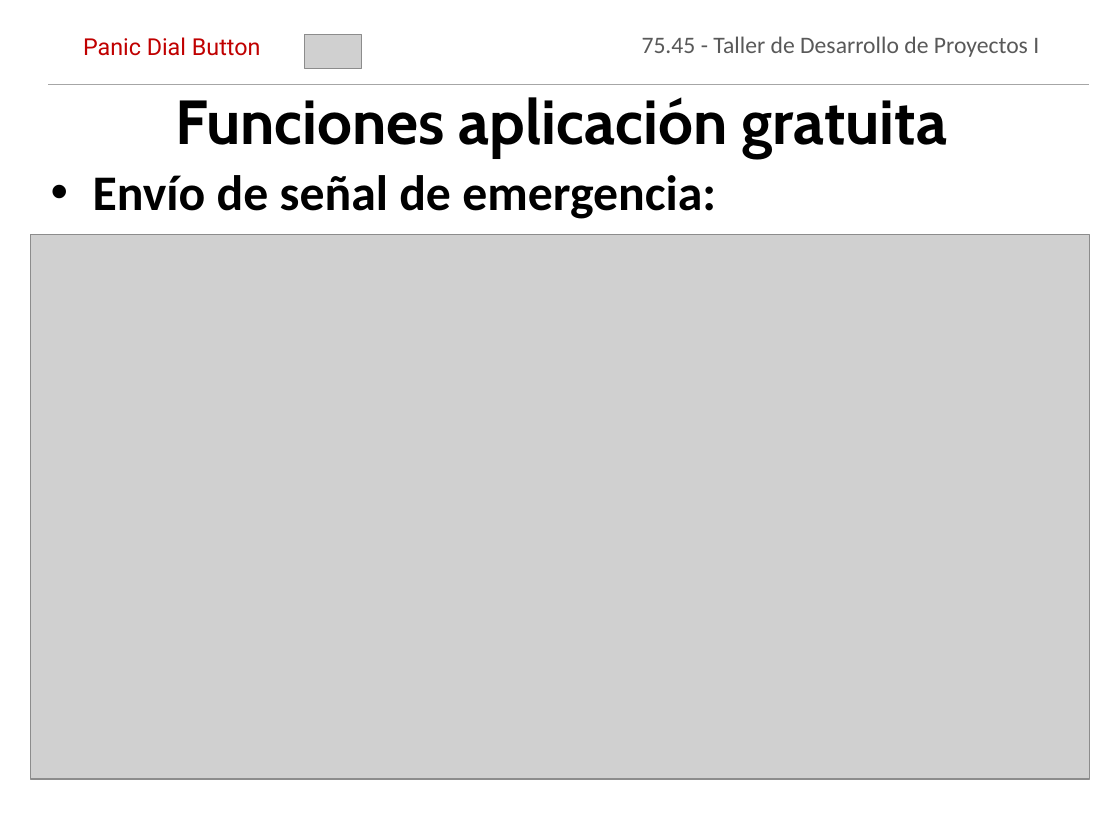
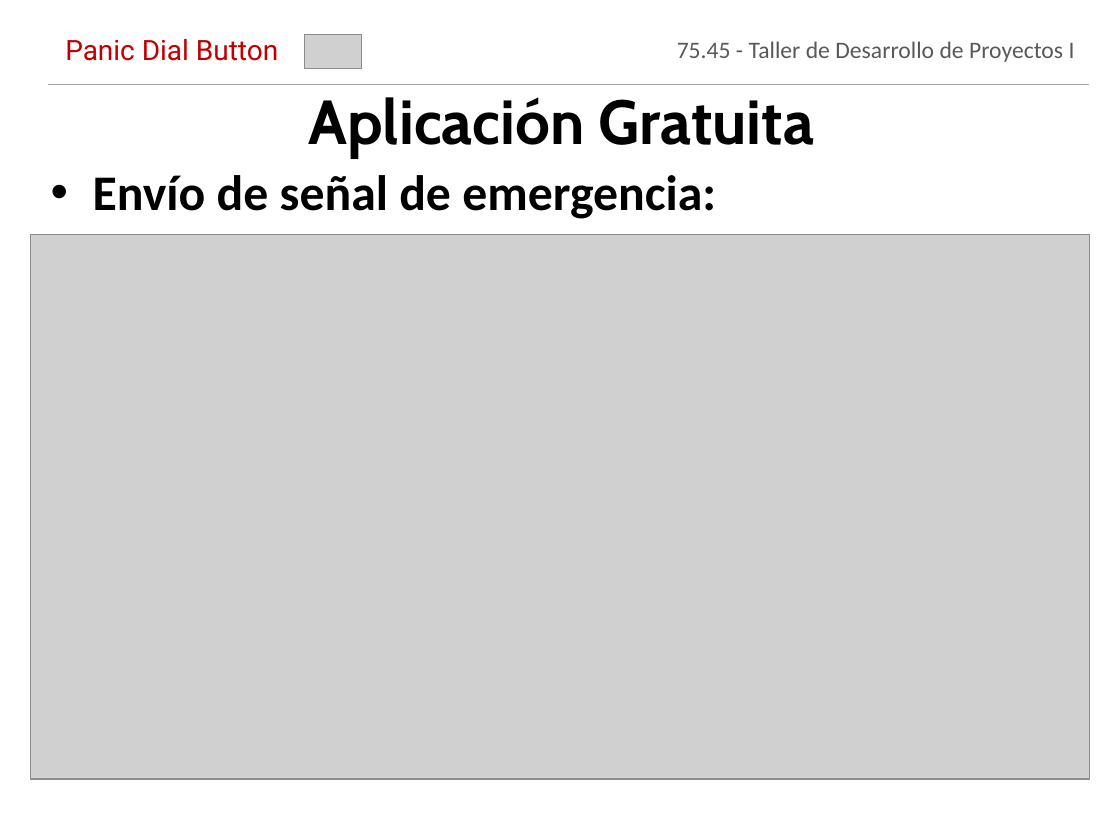
Before and after one commit to jmonetti/2012-1er-taller-de-desarrollo-de-proyectos-i, a slide deck: slide 28 of docs/Presentacion final/PresentacionFinal_V9.pptx. Drawn at 1120x840 pixels with LibreOffice and Linux fonts; fonts in the diff are those of the drawing; grey boxes stand for pictures; background and template pictures are left out. Boxes give left, top, right and bottom in pixels: in the first picture for what was removed or moved away, otherwise in the second. Text is boxed around its words. In the diff, an @@ line names an element or a change of style, - is before the commit and + after.

```diff
--- a/docs/Presentacion final/PresentacionFinal_V9.pptx
+++ b/docs/Presentacion final/PresentacionFinal_V9.pptx
@@ text "75.45 - Taller de Desarrollo ..." moved from (x1=642, y1=36, x2=1039, y2=57) to (x1=677, y1=41, x2=1075, y2=62) @@
@@ text "75.45 - Taller de Desarrollo ..." at (x1=677, y1=41, x2=1075, y2=62): line spacing 0.8 to 1 @@
@@ text "Panic Dial Button" at (x1=65, y1=39, x2=278, y2=61): size 15 to 18 pt; line spacing 0.8 to 1; vertical alignment top to middle @@
@@ text at (x1=308, y1=97, x2=814, y2=158): text changed @@
-Funciones aplicación gratuita
+Aplicación Gratuita
```
Also in this commit, not shown: 17 other slides changed, 2 slides removed, 1 other file.
